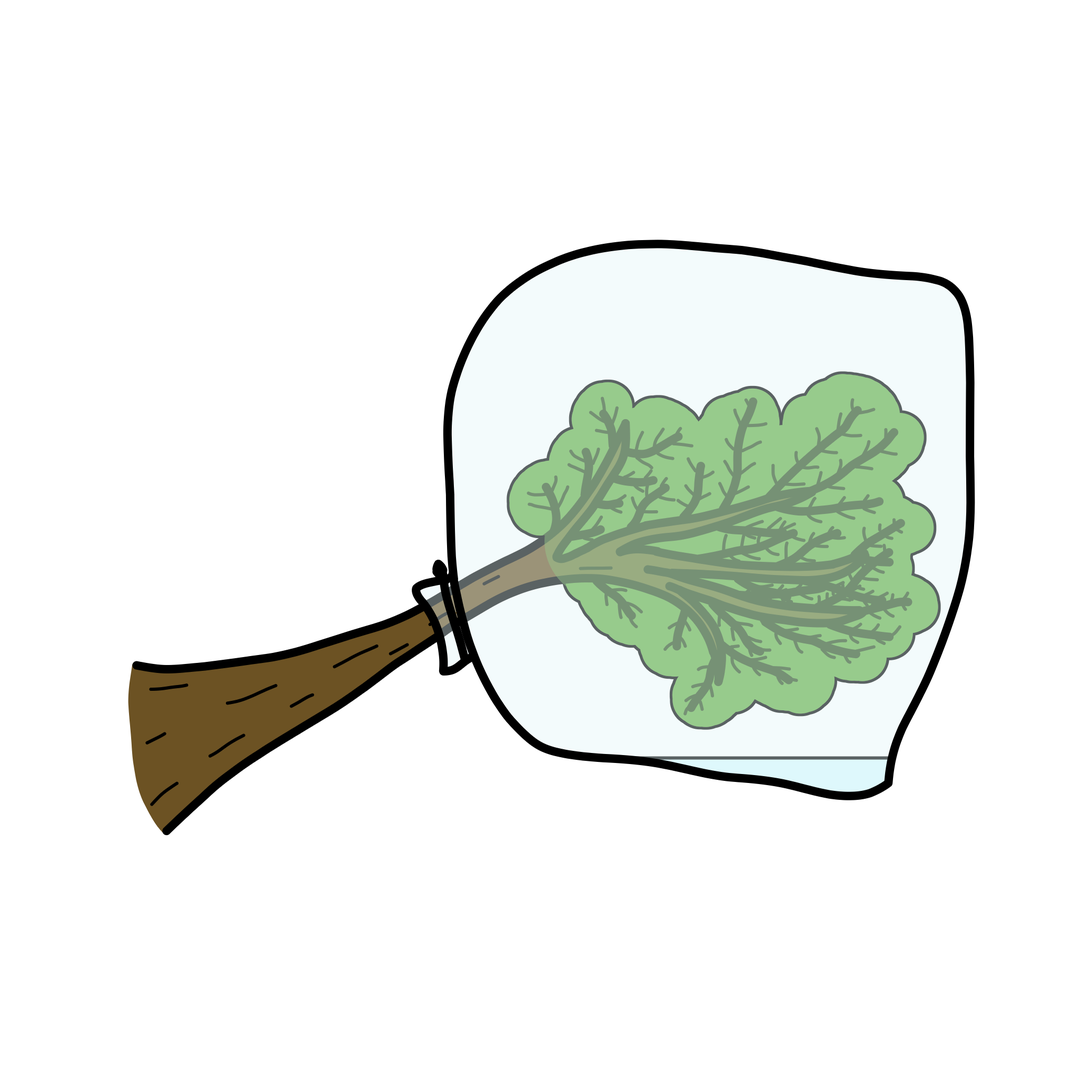
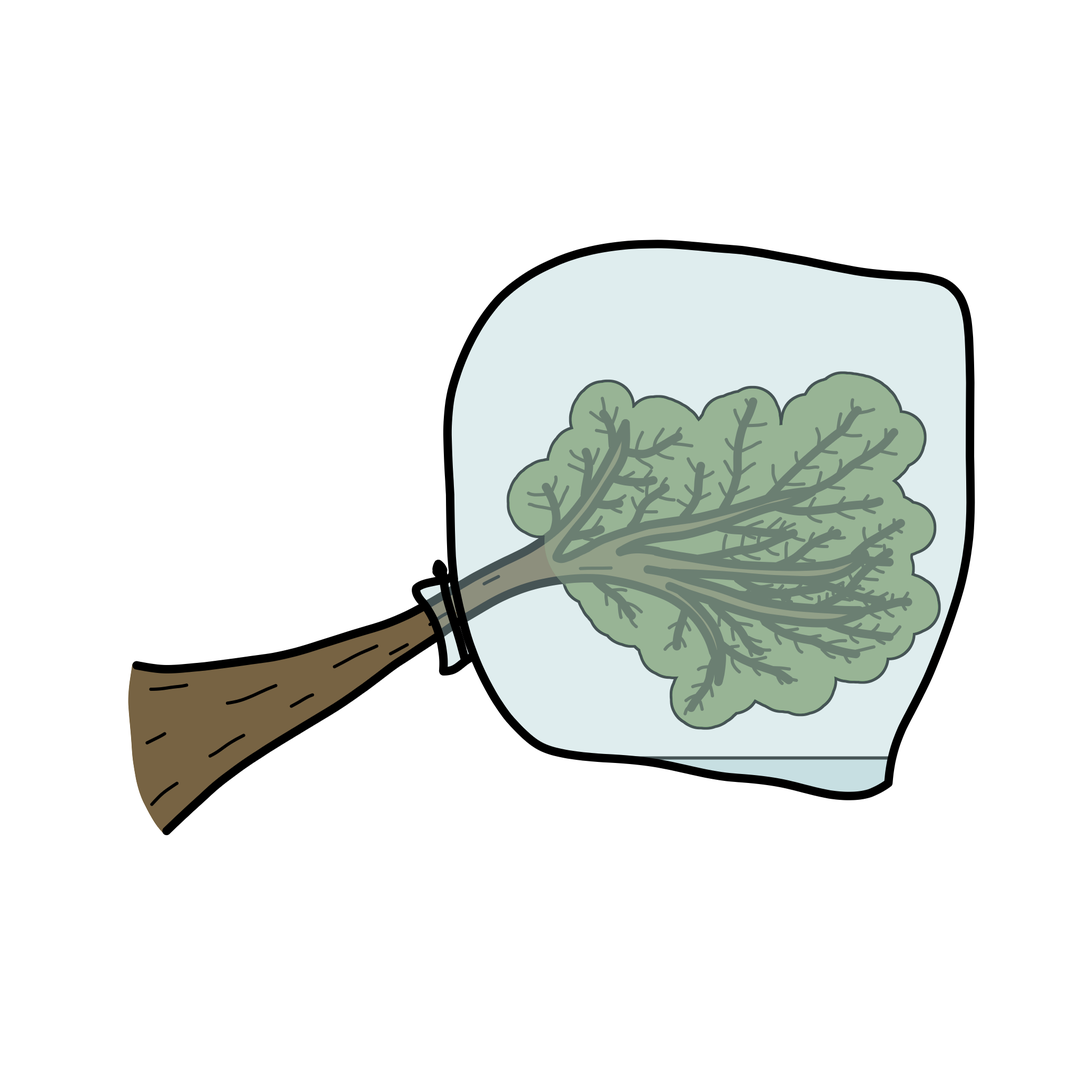
Layer changes from the first 1091×1091 image to the second:
painted on "Line art" (1st of 4, in "Bag") over (407, 248, 968, 793)
painted on "Color" (1st of 5, in "Bag") over (374, 248, 968, 793)
"Color" (2nd of 5, in "Water"): opacity 100% → 50%, painted on it over (632, 741, 893, 793)
painted on "Color" (3rd of 5, in "Leaves 2") over (497, 370, 968, 742)
painted on "Details" over (128, 370, 936, 810)
painted on "Line art" (3rd of 4, in "Branch") over (128, 370, 936, 833)
painted on "Color" (4th of 5, in "Branch") over (128, 438, 869, 833)
painted on "Color" (5th of 5, in "Leaves") over (497, 370, 968, 742)
painted on "Line art" (4th of 4, in "Leaves") over (497, 370, 968, 776)
painted on "Background" over (128, 248, 968, 833)
